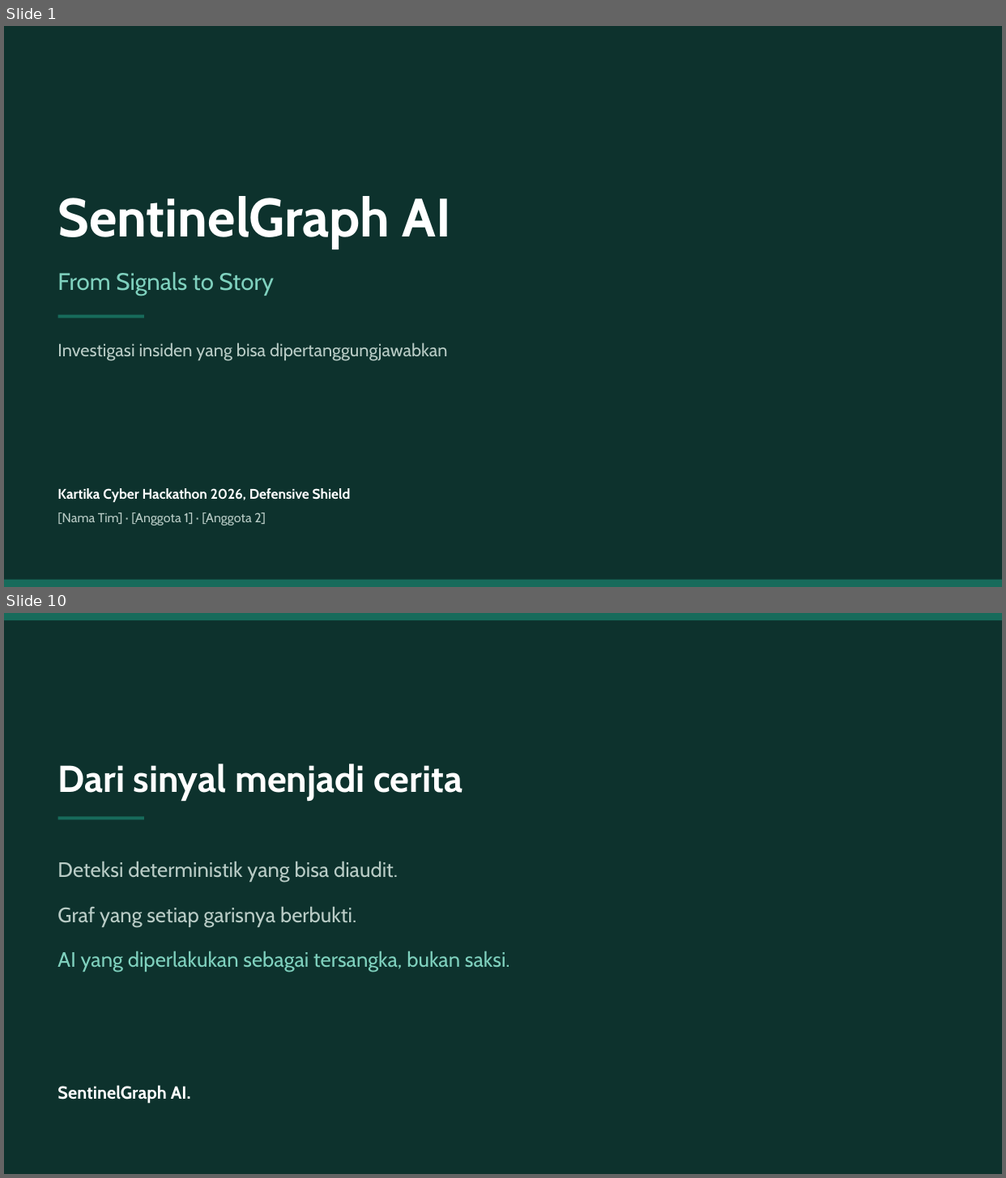
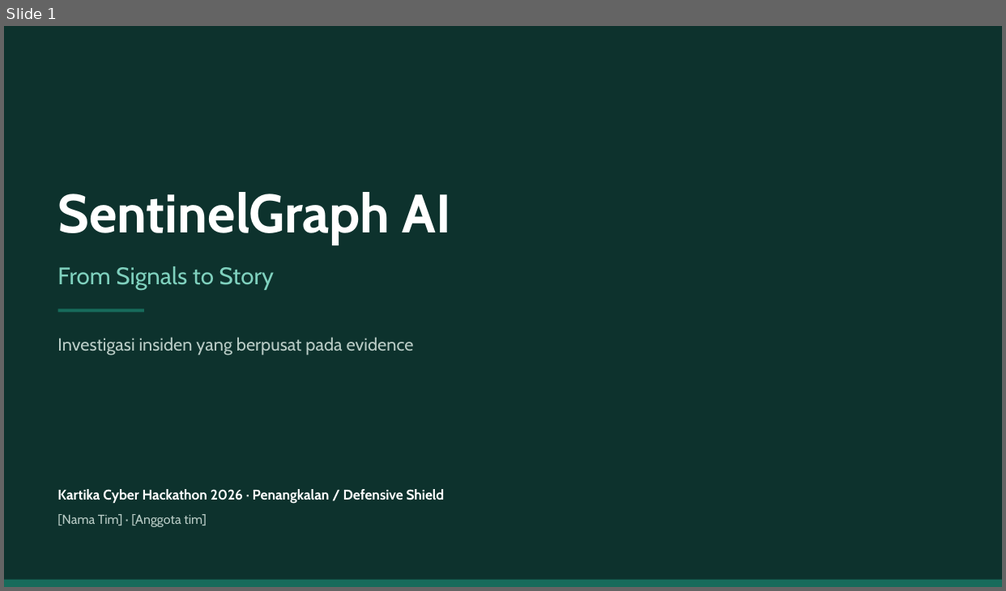
Before and after one commit to jackkd414-source/sentinel-graph-ai, a slide deck: docs/presentation/SentinelGraph-AI-slides.pptx. Shown one above the other, each under a label of ours: slides 1 and 10 before the commit, slide 1 after it; the slides between them are not shown. The pictures are 1006x1178 and 1006x591 pixels, drawn with LibreOffice and Linux fonts; fonts in the diff are those of the drawing. Boxes give left, top, right and bottom in pixels: in the first picture for what was removed or moved away, otherwise in the second. Text is boxed around its words. In the diff, an @@ line names an element or a change of style, - is before the commit and + after.

```diff
--- a/docs/presentation/SentinelGraph-AI-slides.pptx
+++ b/docs/presentation/SentinelGraph-AI-slides.pptx
@@ slide 10 removed at (x1=4, y1=613, x2=1002, y2=1174), background #FFFFFF @@
@@ rectangle removed at (x1=4, y1=613, x2=1002, y2=1174) @@
@@ rectangle removed at (x1=4, y1=613, x2=1002, y2=620) @@
@@ text removed at (x1=57, y1=764, x2=462, y2=801) @@
-Dari sinyal menjadi cerita
@@ rectangle removed at (x1=58, y1=816, x2=144, y2=820) @@
@@ text removed at (x1=57, y1=861, x2=510, y2=972) @@
-Deteksi deterministik yang bisa diaudit.
-Graf yang setiap garisnya berbukti.
-AI yang diperlakukan sebagai tersangka, bukan saksi.
@@ text removed at (x1=57, y1=1085, x2=191, y2=1104) @@
-SentinelGraph AI.
@@ slide 1 changed as well @@
@@ text "SentinelGraph AI" moved from (x1=57, y1=196, x2=452, y2=249) to (x1=57, y1=192, x2=452, y2=245) @@
@@ text "From Signals to Story" moved from (x1=57, y1=272, x2=274, y2=296) to (x1=57, y1=267, x2=274, y2=290) @@
@@ rectangle moved from (x1=58, y1=315, x2=144, y2=318) to (x1=58, y1=309, x2=144, y2=312) @@
@@ text at (x1=57, y1=337, x2=414, y2=356): text changed @@
-Investigasi insiden yang bisa dipertanggungjawabkan
+Investigasi insiden yang berpusat pada evidence
@@ text at (x1=57, y1=489, x2=445, y2=527): text changed @@
-Kartika Cyber Hackathon 2026, Defensive Shield
-[Nama Tim] · [Anggota 1] · [Anggota 2]
+Kartika Cyber Hackathon 2026 · Penangkalan / Defensive Shield
+[Nama Tim] · [Anggota tim]
```
Also in this commit, not shown: 5 other slides changed, 4 slides added, 3 other slides removed, 2 other files.
